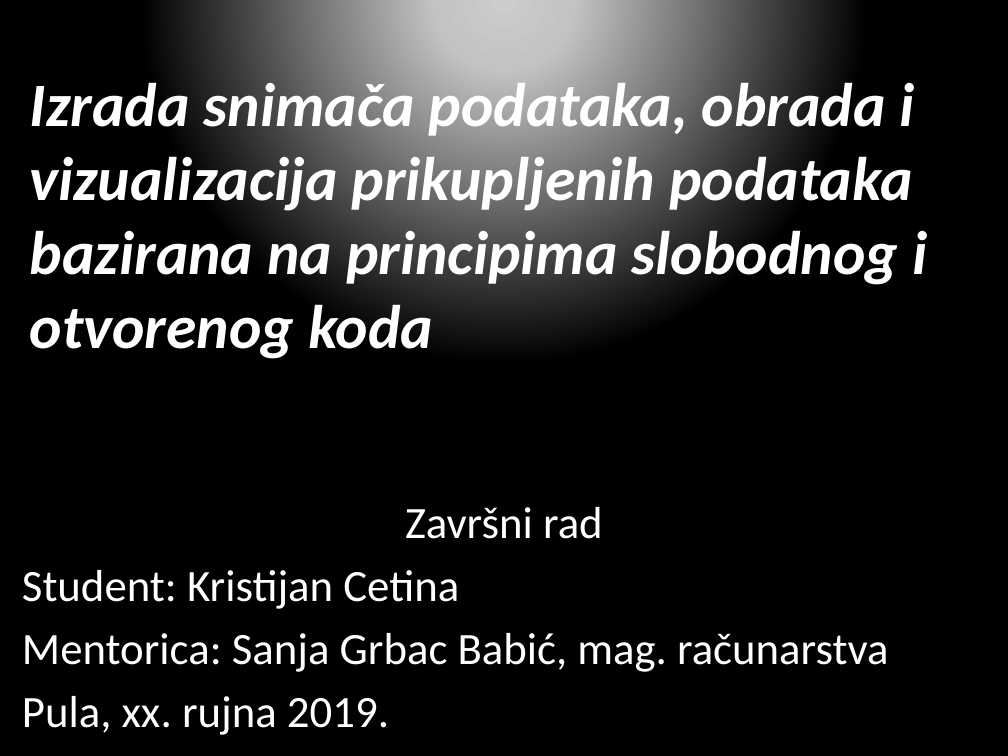
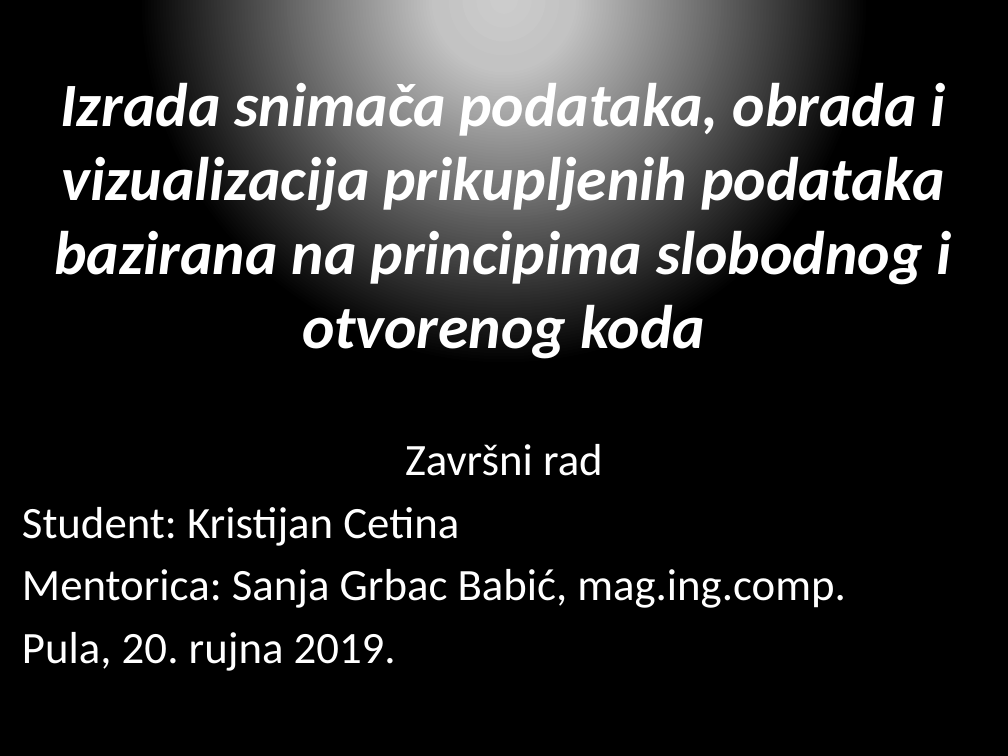
Before and after one commit to KristijanCetina/BachelorThesis, a slide deck: slide 1 of presentation/finalThesisPresentation.pptx. Drawn at 1008x756 pixels with LibreOffice and Linux fonts; fonts in the diff are those of the drawing. Boxes give left, top, right and bottom in pixels: in the first picture for what was removed or moved away, otherwise in the second. Text is boxed around its words. In the diff, an @@ line names an element or a change of style, - is before the commit and + after.

```diff
--- a/presentation/finalThesisPresentation.pptx
+++ b/presentation/finalThesisPresentation.pptx
@@ title "Izrada snimača podataka, obrada i ..." at (54,75,952,359): alignment left to centre @@
@@ subtitle "Završni rad": place and size @@
-subtitle "Završni rad" at (22,507,889,735)
+subtitle "Završni rad" at (22,444,846,671)
@@ subtitle at (22,569,846,671): text changed @@
-Mentorica: Sanja Grbac Babić, mag. računarstva
-Pula, xx. rujna 2019.
+Mentorica: Sanja Grbac Babić, mag.ing.comp.
+Pula, 20. rujna 2019.
```
Also in this commit, not shown: 1 other slide changed.
